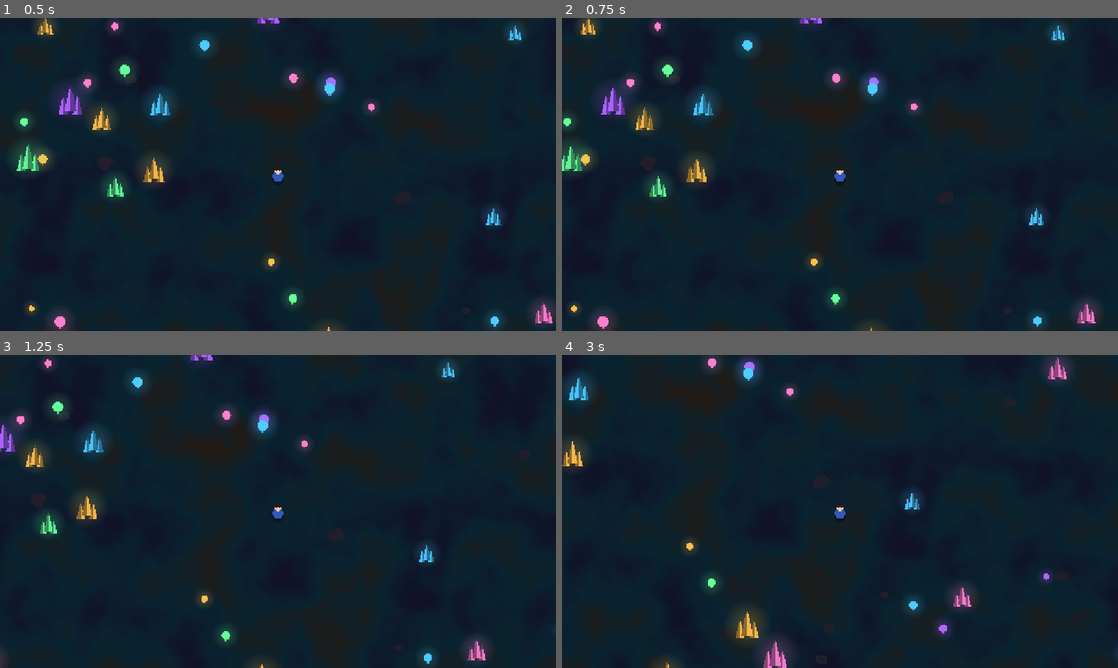
Above: before the commit, frames 1-4 (two rows, left to right).
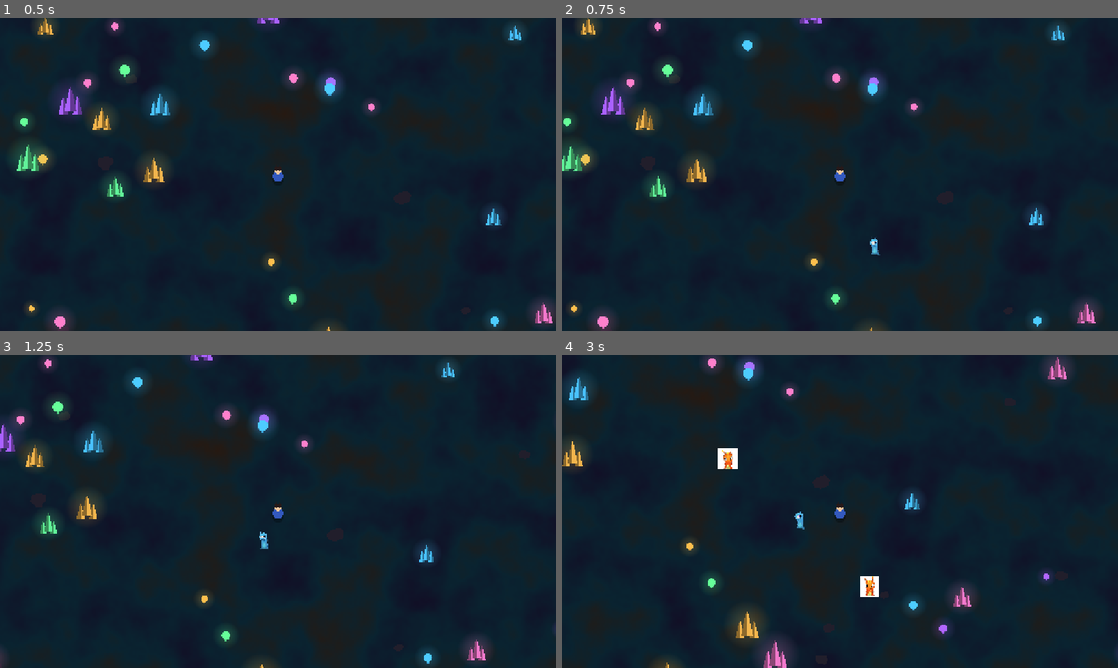
Above: after the commit, the same moments.

Repository: Al3-ss10/SlugTerra
Game: Godot game, scene res://scenes/main.tscn
Same seed, same stepped clock (60 frames per second), same inputs: the game is played once before the commit and once after it.
Inputs (mouse positions are in pixels of both pictures, inside the frame that each line leads up to):
- Up to frame 1 (0.5 s): no input
- Up to frame 2 (0.75 s): tap Enter at 0.5 s; move the mouse to (962, 158) at 0.52 s; hold D from 0.53 s (still down); click (962, 158) at 0.6 s
- Up to frame 3 (1.25 s): keep holding D
- Up to frame 4 (3 s): move the mouse to (728, 527) at 1.27 s; release D at 1.28 s; hold S 1.28-2.03 s; click (728, 527) at 1.35 s; move the mouse to (895, 442) at 2.02 s; hold D 2.03-2.78 s; click (895, 442) at 2.1 s; move the mouse to (812, 574) at 2.77 s; hold W from 2.78 s (still down); click (812, 574) at 2.85 s

Frame 1 is identical in both runs. In frame 2, less than 0.1% of the frame differs, in the area x 55-58%, y 70-76%; in frame 3, less than 0.1%; in frame 4, 0.5%, in the area x 28-57%, y 29-78%.

Commit message:
ggiunti i proiettili

Diff:
--- a/project.godot
+++ b/project.godot
@@ -21,6 +21,14 @@
 window/stretch/mode="canvas_items"
 window/stretch/aspect="expand"
 
+[input]
+
+Spara={
+"deadzone": 0.2,
+"events": [Object(InputEventMouseButton,"resource_local_to_scene":false,"resource_name":"","device":-1,"window_id":0,"alt_pressed":false,"shift_pressed":false,"ctrl_pressed":false,"meta_pressed":false,"button_mask":0,"position":Vector2(0, 0),"global_position":Vector2(0, 0),"factor":1.0,"button_index":1,"canceled":false,"pressed":false,"double_click":false,"script":null)
+]
+}
+
 [rendering]
 
 environment/defaults/default_clear_color=Color(0.03, 0.025, 0.07, 1)
--- a/resources/disc.tres
+++ b/resources/disc.tres
@@ -1,7 +1,7 @@
-[gd_resource type="GradientTexture2D" load_steps=2 format=3]
+[gd_resource type="GradientTexture2D" load_steps=2 format=3 uid="uid://fsu4aore3rpl"]
 
 [sub_resource type="Gradient" id="Gradient_1"]
-offsets = PackedFloat32Array(0, 0.97, 1.0)
+offsets = PackedFloat32Array(0, 0.97, 1)
 colors = PackedColorArray(1, 1, 1, 1, 1, 1, 1, 1, 1, 1, 1, 0)
 
 [resource]
--- a/resources/glow.tres
+++ b/resources/glow.tres
@@ -1,7 +1,6 @@
-[gd_resource type="GradientTexture2D" load_steps=2 format=3]
+[gd_resource type="GradientTexture2D" load_steps=2 format=3 uid="uid://dkkxlbyuark76"]
 
 [sub_resource type="Gradient" id="Gradient_1"]
-offsets = PackedFloat32Array(0, 1.0)
 colors = PackedColorArray(1, 1, 1, 1, 1, 1, 1, 0)
 
 [resource]
--- /dev/null
+++ b/scenes/Slug.tscn
@@ -0,0 +1,42 @@
+[gd_scene load_steps=7 format=3 uid="uid://bqxd3u7dt8wgx"]
+
+[ext_resource type="Texture2D" uid="uid://bdsmxhwmywoiq" path="res://resources/Sprite/images.jpeg" id="1_asyna"]
+[ext_resource type="Script" uid="uid://bkt6fft7v1tcr" path="res://scripts/slug.gd" id="1_s4saa"]
+[ext_resource type="Texture2D" uid="uid://f14hkvtlmepu" path="res://resources/Sprite/Opening_Chiller.webp" id="3_urcm1"]
+
+[sub_resource type="AtlasTexture" id="AtlasTexture_s4saa"]
+atlas = ExtResource("1_asyna")
+region = Rect2(0, 0, 360, 392)
+
+[sub_resource type="SpriteFrames" id="SpriteFrames_urcm1"]
+animations = [{
+"frames": [{
+"duration": 1.0,
+"texture": SubResource("AtlasTexture_s4saa")
+}],
+"loop": true,
+"name": &"fuoco",
+"speed": 5.0
+}, {
+"frames": [{
+"duration": 1.0,
+"texture": ExtResource("3_urcm1")
+}],
+"loop": true,
+"name": &"ghiaccio",
+"speed": 5.0
+}]
+
+[sub_resource type="CircleShape2D" id="CircleShape2D_larbp"]
+
+[node name="Slug" type="Node2D"]
+script = ExtResource("1_s4saa")
+
+[node name="AnimatedSprite2D" type="AnimatedSprite2D" parent="."]
+position = Vector2(-1, -3.999998)
+scale = Vector2(0.12291667, 0.122448996)
+sprite_frames = SubResource("SpriteFrames_urcm1")
+animation = &"ghiaccio"
+
+[node name="CollisionShape2D" type="CollisionShape2D" parent="."]
+shape = SubResource("CircleShape2D_larbp")
--- a/scenes/main.tscn
+++ b/scenes/main.tscn
@@ -1,4 +1,4 @@
-[gd_scene load_steps=3 format=3]
+[gd_scene load_steps=3 format=3 uid="uid://c0c3qubmr7y5s"]
 
 [ext_resource type="PackedScene" path="res://scenes/world.tscn" id="1"]
 [ext_resource type="PackedScene" path="res://scenes/player.tscn" id="2"]
--- a/scripts/player.gd
+++ b/scripts/player.gd
@@ -2,10 +2,25 @@
 ## Protagonista: si muove con WASD. Aspetto e camera sono nodi in player.tscn.
 
 @export var speed := 220.0
-
-
+var sceglitipo=1
+var tipo
 func _physics_process(delta: float) -> void:
 	var v := Vector2(
 		int(Input.is_key_pressed(KEY_D)) - int(Input.is_key_pressed(KEY_A)),
 		int(Input.is_key_pressed(KEY_S)) - int(Input.is_key_pressed(KEY_W)))
 	position += v.normalized() * speed * delta
+	if Input.is_action_just_pressed("Spara"):
+
+		if sceglitipo%2==0:
+			tipo="fuoco"
+		else:
+			tipo="ghiaccio"
+		sceglitipo+=1
+		spara(tipo)
+
+func spara(type):
+	var Scena = preload("res://scenes/Slug.tscn")
+	var istanza = Scena.instantiate()
+	istanza.position = Vector2(100, 200)
+	istanza.tipo=type
+	add_child(istanza)
--- /dev/null
+++ b/scripts/slug.gd
@@ -0,0 +1,23 @@
+extends Node2D
+var target
+var tipo
+@onready var sprite: AnimatedSprite2D = $AnimatedSprite2D
+
+# Called when the node enters the scene tree for the first time.
+func _ready() -> void:
+	target =Vector2(0, 0)
+	if tipo == "fuoco":
+		print("ole")
+	else:
+		print("odio i primini")
+
+	sprite.play(tipo)
+
+
+# Called every frame. 'delta' is the elapsed time since the previous frame.
+func _process(delta: float) -> void:
+	if target != global_position:
+		global_position=global_position.move_toward(target, 300 *delta)
+	if target==global_position:
+		print("arrivato")
+		queue_free()
Binary file added: resources/Sprite/Opening_Chiller.webp
Not shown, added: resources/Sprite/Opening_Chiller.webp.import
Binary file added: resources/Sprite/images.jpeg
Not shown, added: resources/Sprite/images.jpeg.import
Not shown, added: scripts/slug.gd.uid
Not shown, added: scenes/main.tscn2151189645.tmp
